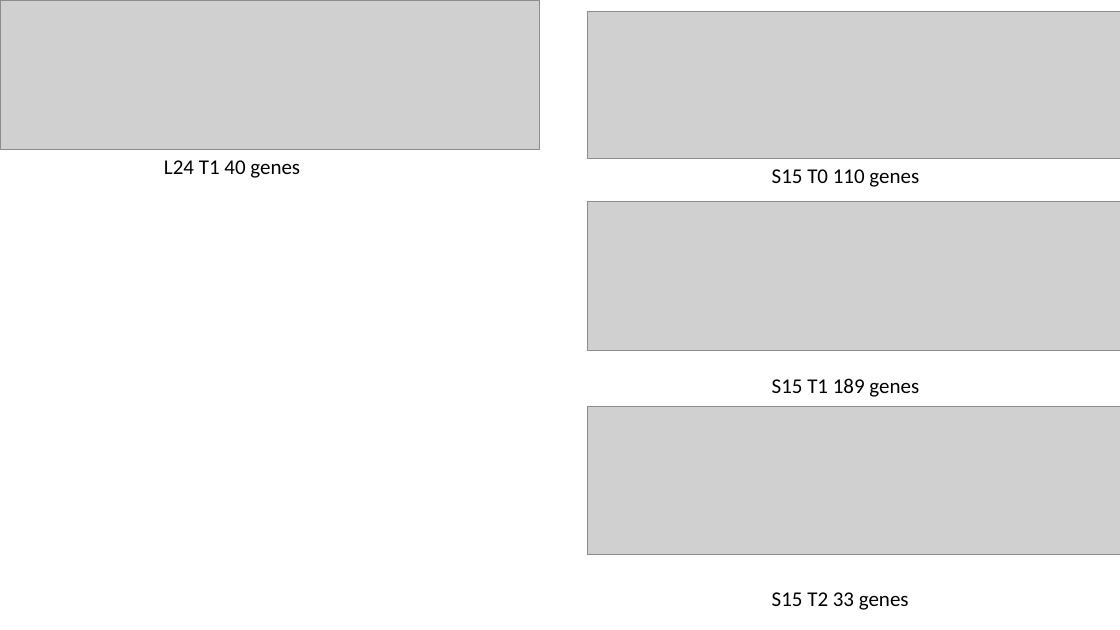
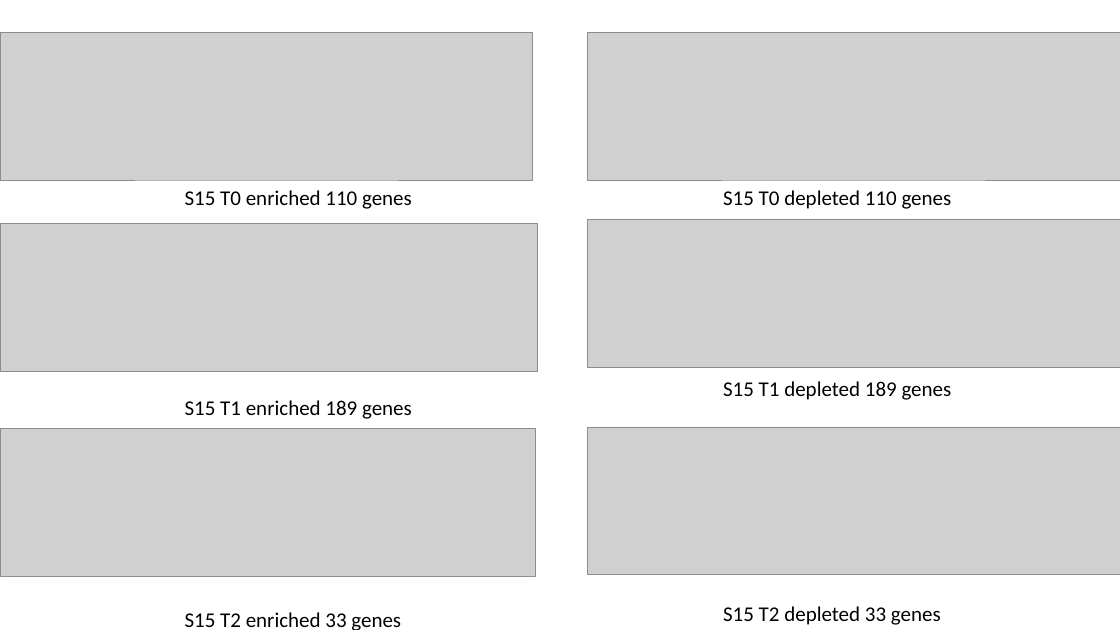
Before and after one commit to zhaoyuehrb/RBC, a slide deck: slide 6 of MOTIF/SeqLogo/seqlogo collate.pptx (slide 5 before the commit). Drawn at 1120x630 pixels with LibreOffice and Linux fonts; fonts in the diff are those of the drawing; grey boxes stand for pictures. Boxes give left, top, right and bottom in pixels: in the first picture for what was removed or moved away, otherwise in the second. Text is boxed around its words. In the diff, an @@ line names an element or a change of style, - is before the commit and + after.

```diff
--- a/MOTIF/SeqLogo/seqlogo collate.pptx
+++ b/MOTIF/SeqLogo/seqlogo collate.pptx
@@ picture removed at <box>0,0,540,150</box> @@
@@ picture added at <box>587,33,1120,180</box> @@
@@ text removed at <box>164,160,300,178</box> @@
-L24 T1 40 genes
@@ text added at <box>185,190,412,209</box>, 18 pt, text #000000 @@
+S15 T0 enriched 110 genes
@@ text at <box>723,190,952,209</box>: text changed @@
-S15 T0 110 genes
+S15 T0 depleted 110 genes
@@ 3 pictures: place and size @@
-3 pictures at <box>587,11,1120,555</box>
+3 pictures at <box>0,33,538,576</box>
@@ picture added at <box>587,220,1120,367</box> @@
@@ text at <box>723,381,952,400</box>: text changed @@
-S15 T1 189 genes
+S15 T1 depleted 189 genes
@@ text added at <box>185,400,412,419</box>, 18 pt, text #000000 @@
+S15 T1 enriched 189 genes
@@ picture added at <box>587,428,1120,575</box> @@
@@ text added at <box>185,612,401,630</box>, 18 pt, text #000000 @@
+S15 T2 enriched 33 genes
@@ text at <box>723,606,941,625</box>: text changed @@
-S15 T2 33 genes
+S15 T2 depleted 33 genes
```
Also in this commit, not shown: 3 other slides changed, 1 slide added, 10 other files.
